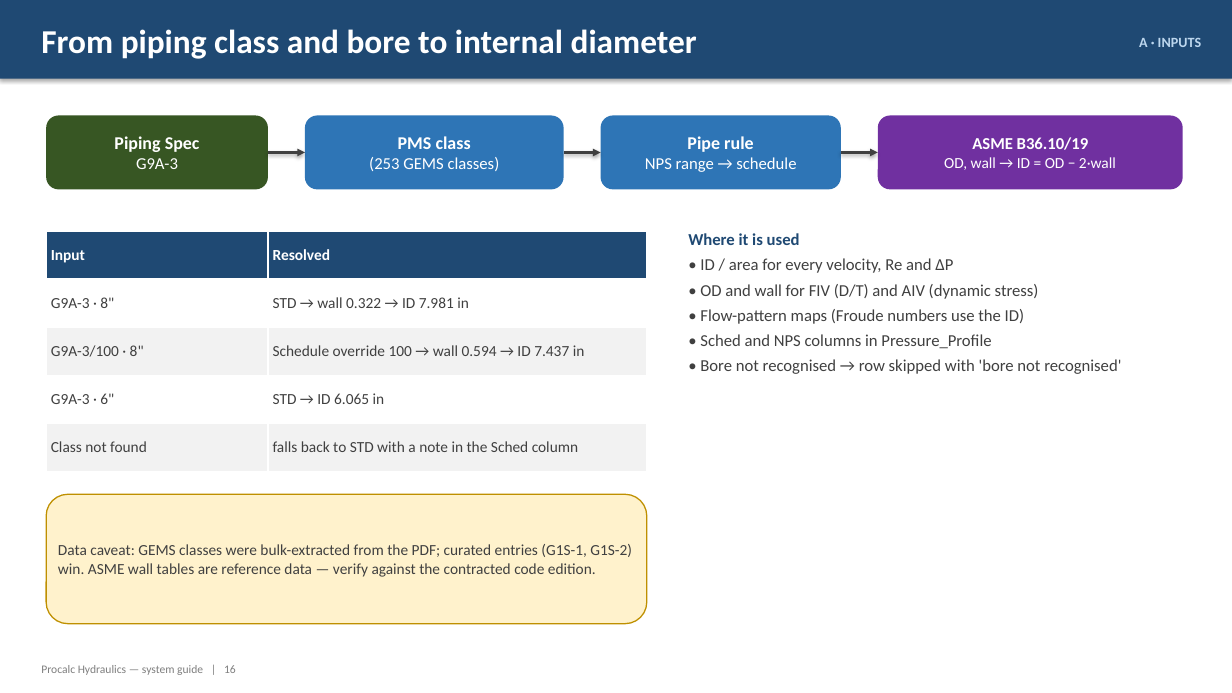
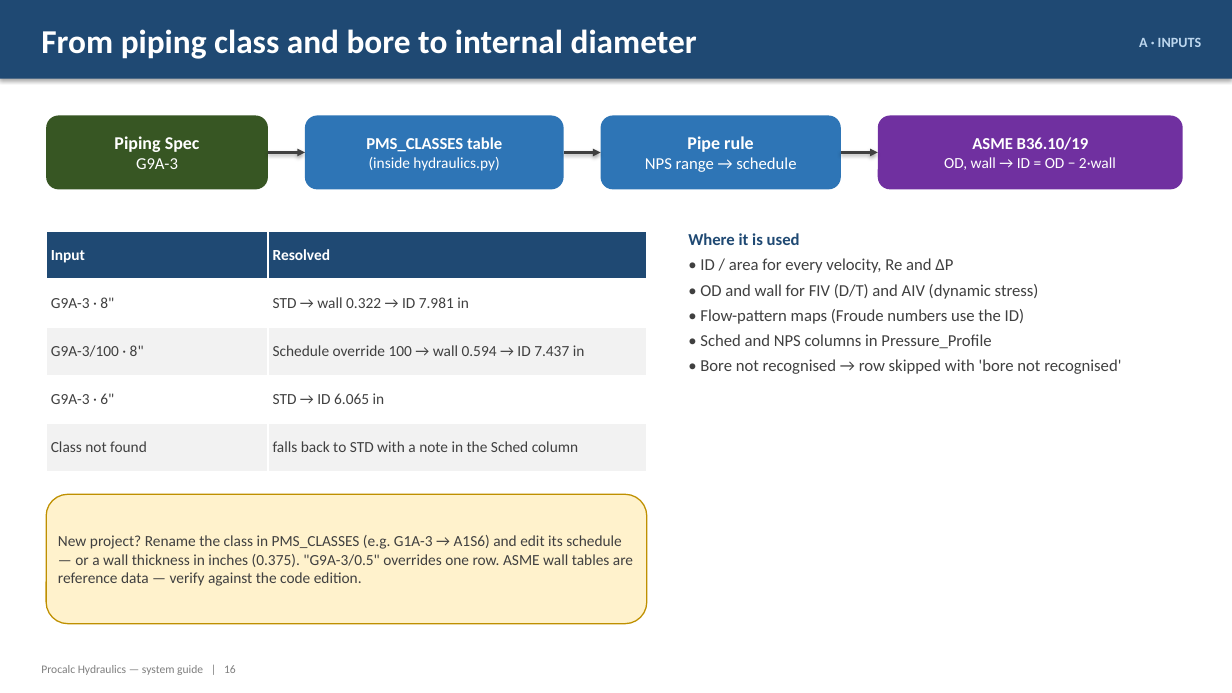
Before and after one commit to ipratikmenon/procalc, a slide deck: slide 16 of Hydraulics/Procalc_Hydraulics_System_Guide.pptx. Drawn at 1232x693 pixels with LibreOffice and Linux fonts; fonts in the diff are those of the drawing. Boxes give left, top, right and bottom in pixels: in the first picture for what was removed or moved away, otherwise in the second. Text is boxed around its words. In the diff, an @@ line names an element or a change of style, - is before the commit and + after.

```diff
--- a/Hydraulics/Procalc_Hydraulics_System_Guide.pptx
+++ b/Hydraulics/Procalc_Hydraulics_System_Guide.pptx
@@ text in rounded rectangle at <box>366,137,502,171</box>: text changed; size 13 to 12 pt @@
-PMS class
-(253 GEMS classes)
+PMS_CLASSES table
+(inside hydraulics.py)
@@ text in rounded rectangle at <box>58,535,633,586</box>: text changed @@
-Data caveat: GEMS classes were bulk-extracted from the PDF; curated entries (G1S-1, G1S-2) win. ASME wall tables are reference data — verify against the contracted code edition.
+New project? Rename the class in PMS_CLASSES (e.g. G1A-3 → A1S6) and edit its schedule — or a wall thickness in inches (0.375). "G9A-3/0.5" overrides one row. ASME wall tables are reference data — verify against the code edition.
```
Also in this commit, not shown: 26 other slides changed, 4 slides added, 4 slides removed, 2 other files.
